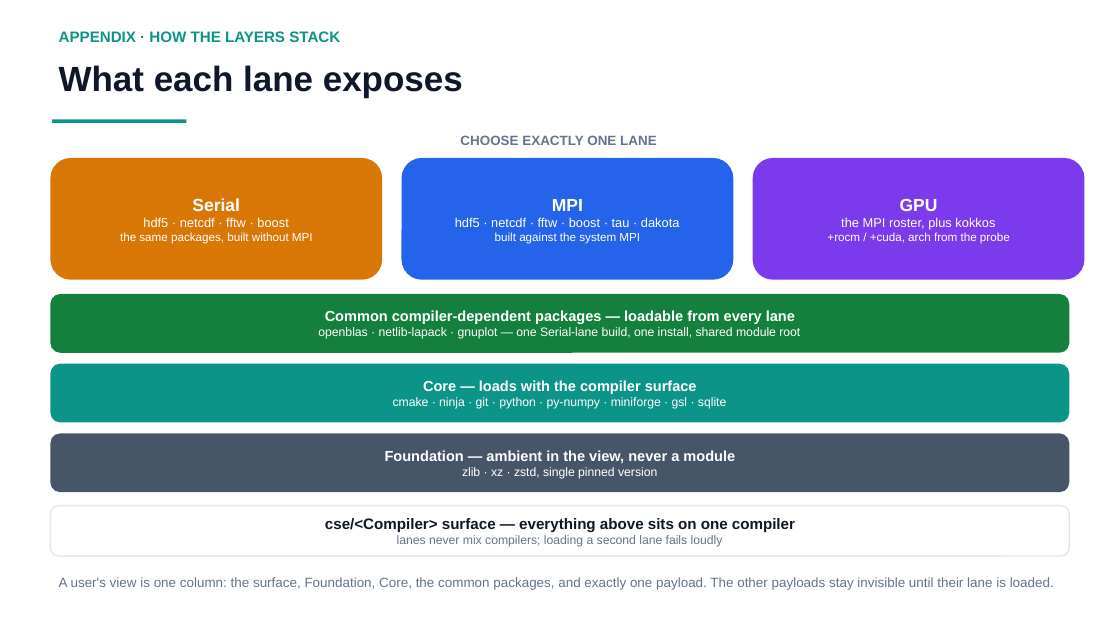
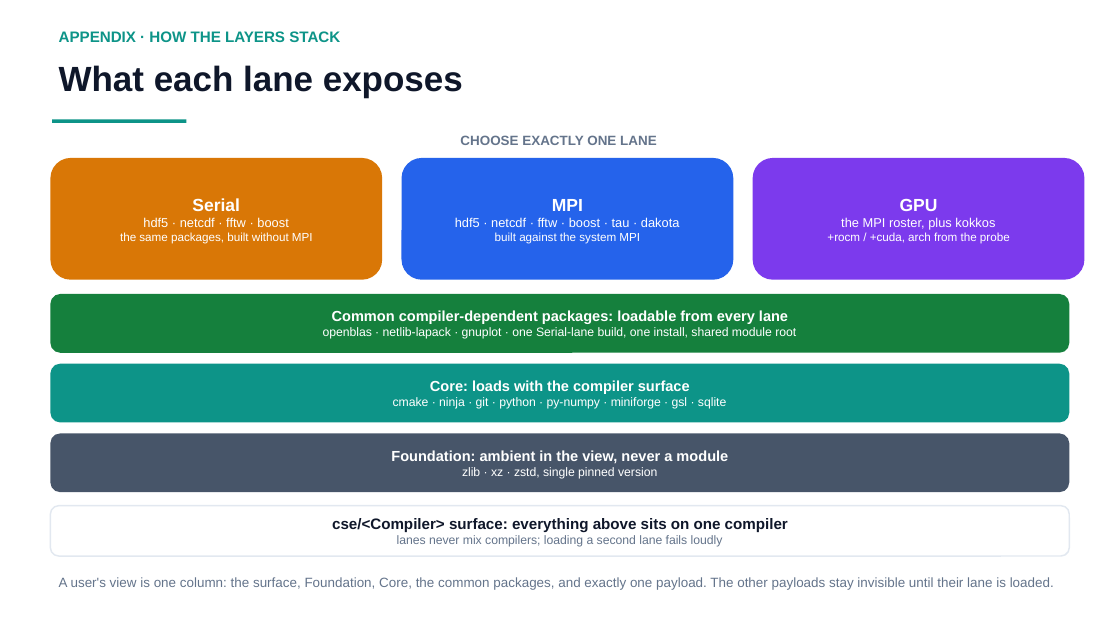
Before and after one commit to ray12514/stack-planning, a slide deck: slide 9 of presentations/cse_lanes_model.pptx. Drawn at 1120x630 pixels with LibreOffice and Linux fonts; fonts in the diff are those of the drawing. Boxes give left, top, right and bottom in pixels: in the first picture for what was removed or moved away, otherwise in the second. Text is boxed around its words. In the diff, an @@ line names an element or a change of style, - is before the commit and + after.

```diff
--- a/presentations/cse_lanes_model.pptx
+++ b/presentations/cse_lanes_model.pptx
@@ text in rounded rectangle at [323,310,796,339]: text changed @@
-Common compiler-dependent packages — loadable from every lane
-openblas · netlib-lapack · gnuplot — one Serial-lane build, one install, shared module root
+Common compiler-dependent packages: loadable from every lane
+openblas · netlib-lapack · gnuplot · one Serial-lane build, one install, shared module root
@@ text in rounded rectangle at [430,380,690,394]: text changed @@
-Core — loads with the compiler surface
+Core: loads with the compiler surface
@@ text in rounded rectangle at [391,450,728,463]: text changed @@
-Foundation — ambient in the view, never a module
+Foundation: ambient in the view, never a module
@@ text in rounded rectangle at [332,518,788,533]: text changed @@
-cse/<Compiler> surface — everything above sits on one compiler
+cse/<Compiler> surface: everything above sits on one compiler
```
Also in this commit, not shown: 10 other slides changed, 1 other file.
